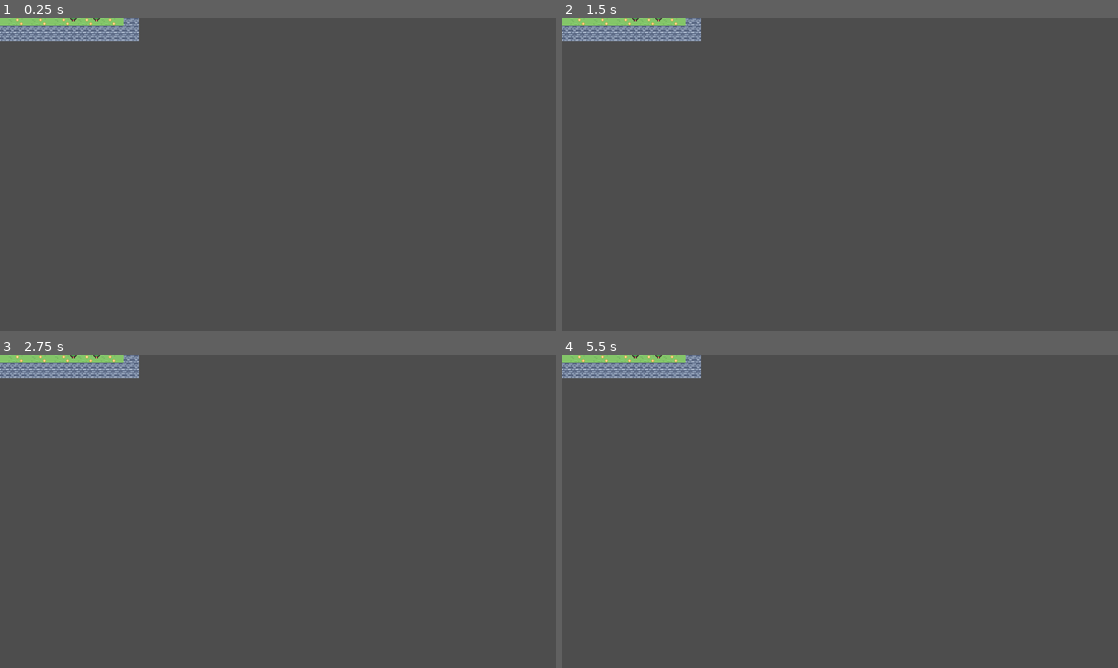
Above: before the commit, frames 1-4 (two rows, left to right).
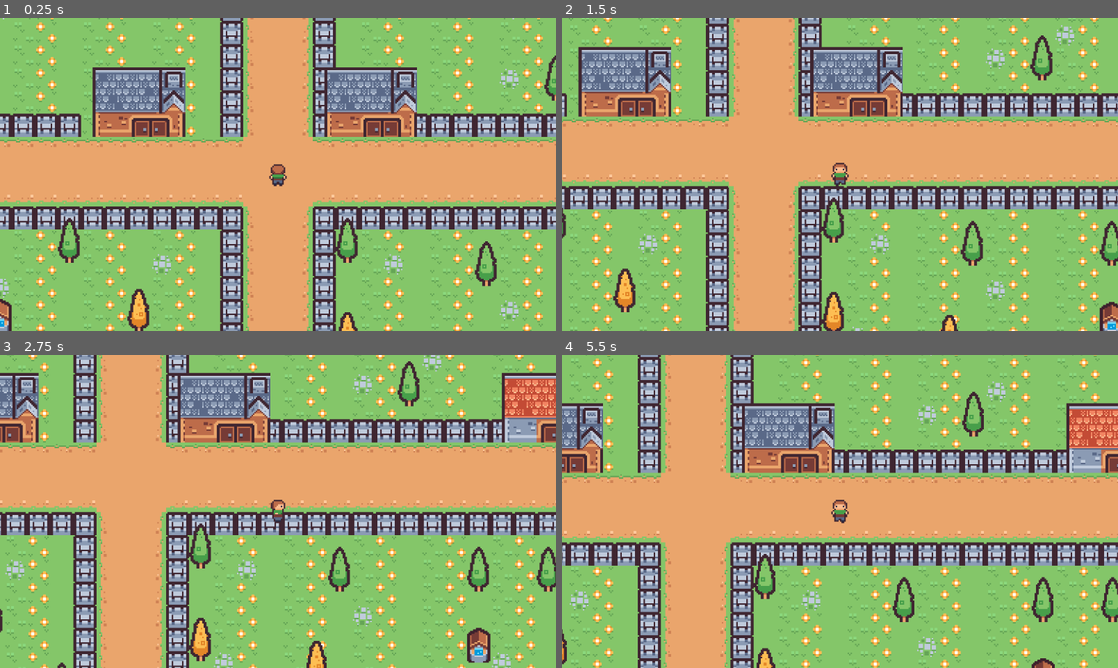
Above: after the commit, the same moments.

Repository: AntonyPaes/jd2-Antony_Paes
Game: Godot game, scene res://scenes/vila.tscn
Two runs of this game, one before a commit and one after it. Both use one fixed random seed, a clock stepped at 60 frames per second and the inputs below. Before the commit the project has no main scene; this scene is started directly in both runs.
Inputs:
- Up to frame 1 (0.25 s): no input
- Up to frame 2 (1.5 s): tap Enter at 0.5 s; hold D (right) 0.53-1.28 s; hold S (down) from 1.28 s (still down)
- Up to frame 3 (2.75 s): tap Space at 2 s; release S (down) at 2.03 s; hold D (right) from 2.03 s (still down)
- Up to frame 4 (5.5 s): release D (right) at 2.78 s; hold W (up) 2.78-3.53 s; hold A (left) 3.53-5.03 s; tap Enter at 4.25 s; tap Space at 5 s; hold S (down) from 5.03 s (still down)

The runs differ from the first frame. In frame 1, 99% of the frame differs, in the area x 0-100%, y 0-100%; in frame 2, 99%; in frame 3, 99%; in frame 4, 99%.

Commit message:
aula-08: Entrega final com README e DEVLOG, colisão e cenário

Diff:
--- /dev/null
+++ b/prova/entities/jogador.tscn
@@ -0,0 +1,163 @@
+[gd_scene format=3 uid="uid://j6f13pipxf18"]
+
+[ext_resource type="Script" uid="uid://binlf2e6v4if3" path="res://scripts/jogador.gd" id="1_m0gj8"]
+[ext_resource type="Texture2D" uid="uid://c1et8m1eyv6is" path="res://sprites/personagem.png" id="2_mi7s2"]
+
+[sub_resource type="AtlasTexture" id="AtlasTexture_as3f3"]
+atlas = ExtResource("2_mi7s2")
+region = Rect2(0, 0, 16, 16)
+
+[sub_resource type="AtlasTexture" id="AtlasTexture_krsmw"]
+atlas = ExtResource("2_mi7s2")
+region = Rect2(16, 0, 16, 16)
+
+[sub_resource type="AtlasTexture" id="AtlasTexture_vv3b2"]
+atlas = ExtResource("2_mi7s2")
+region = Rect2(32, 0, 16, 16)
+
+[sub_resource type="AtlasTexture" id="AtlasTexture_nvuv8"]
+atlas = ExtResource("2_mi7s2")
+region = Rect2(48, 0, 16, 16)
+
+[sub_resource type="AtlasTexture" id="AtlasTexture_ntdb4"]
+atlas = ExtResource("2_mi7s2")
+region = Rect2(0, 48, 16, 16)
+
+[sub_resource type="AtlasTexture" id="AtlasTexture_1y6is"]
+atlas = ExtResource("2_mi7s2")
+region = Rect2(16, 48, 16, 16)
+
+[sub_resource type="AtlasTexture" id="AtlasTexture_wrf7a"]
+atlas = ExtResource("2_mi7s2")
+region = Rect2(32, 48, 16, 16)
+
+[sub_resource type="AtlasTexture" id="AtlasTexture_8ej8p"]
+atlas = ExtResource("2_mi7s2")
+region = Rect2(48, 48, 16, 16)
+
+[sub_resource type="AtlasTexture" id="AtlasTexture_8c0iw"]
+atlas = ExtResource("2_mi7s2")
+region = Rect2(0, 32, 16, 16)
+
+[sub_resource type="AtlasTexture" id="AtlasTexture_byptf"]
+atlas = ExtResource("2_mi7s2")
+region = Rect2(16, 32, 16, 16)
+
+[sub_resource type="AtlasTexture" id="AtlasTexture_xet37"]
+atlas = ExtResource("2_mi7s2")
+region = Rect2(32, 32, 16, 16)
+
+[sub_resource type="AtlasTexture" id="AtlasTexture_gye3k"]
+atlas = ExtResource("2_mi7s2")
+region = Rect2(48, 32, 16, 16)
+
+[sub_resource type="AtlasTexture" id="AtlasTexture_q6w5h"]
+atlas = ExtResource("2_mi7s2")
+region = Rect2(48, 16, 16, 16)
+
+[sub_resource type="AtlasTexture" id="AtlasTexture_bj3w7"]
+atlas = ExtResource("2_mi7s2")
+region = Rect2(32, 16, 16, 16)
+
+[sub_resource type="AtlasTexture" id="AtlasTexture_onb46"]
+atlas = ExtResource("2_mi7s2")
+region = Rect2(16, 16, 16, 16)
+
+[sub_resource type="AtlasTexture" id="AtlasTexture_nehf0"]
+atlas = ExtResource("2_mi7s2")
+region = Rect2(0, 16, 16, 16)
+
+[sub_resource type="SpriteFrames" id="SpriteFrames_0yrln"]
+animations = [{
+"frames": [{
+"duration": 1.0,
+"texture": SubResource("AtlasTexture_as3f3")
+}, {
+"duration": 1.0,
+"texture": SubResource("AtlasTexture_krsmw")
+}, {
+"duration": 1.0,
+"texture": SubResource("AtlasTexture_vv3b2")
+}, {
+"duration": 1.0,
+"texture": SubResource("AtlasTexture_nvuv8")
+}],
+"loop": 1,
+"name": &"baixo",
+"speed": 8.0
+}, {
+"frames": [{
+"duration": 1.0,
+"texture": SubResource("AtlasTexture_ntdb4")
+}, {
+"duration": 1.0,
+"texture": SubResource("AtlasTexture_1y6is")
+}, {
+"duration": 1.0,
+"texture": SubResource("AtlasTexture_wrf7a")
+}, {
+"duration": 1.0,
+"texture": SubResource("AtlasTexture_8ej8p")
+}],
+"loop": 1,
+"name": &"cima",
+"speed": 5.0
+}, {
+"frames": [{
+"duration": 1.0,
+"texture": SubResource("AtlasTexture_8c0iw")
+}, {
+"duration": 1.0,
+"texture": SubResource("AtlasTexture_byptf")
+}, {
+"duration": 1.0,
+"texture": SubResource("AtlasTexture_xet37")
+}, {
+"duration": 1.0,
+"texture": SubResource("AtlasTexture_gye3k")
+}],
+"loop": 1,
+"name": &"direita",
+"speed": 5.0
+}, {
+"frames": [{
+"duration": 1.0,
+"texture": SubResource("AtlasTexture_q6w5h")
+}, {
+"duration": 1.0,
+"texture": SubResource("AtlasTexture_bj3w7")
+}, {
+"duration": 1.0,
+"texture": SubResource("AtlasTexture_onb46")
+}, {
+"duration": 1.0,
+"texture": SubResource("AtlasTexture_nehf0")
+}],
+"loop": 1,
+"name": &"esquerda",
+"speed": 8.0
+}]
+
+[sub_resource type="CapsuleShape2D" id="CapsuleShape2D_0yrln"]
+radius = 3.0
+height = 14.0
+
+[node name="Jogador" type="CharacterBody2D" unique_id=1799617706]
+motion_mode = 1
+script = ExtResource("1_m0gj8")
+
+[node name="AnimatedSprite2D" type="AnimatedSprite2D" parent="." unique_id=523807338]
+z_index = 1
+sprite_frames = SubResource("SpriteFrames_0yrln")
+animation = &"cima"
+
+[node name="CollisionShape2D" type="CollisionShape2D" parent="." unique_id=1793075694]
+position = Vector2(0, 1)
+shape = SubResource("CapsuleShape2D_0yrln")
+
+[node name="Camera2D" type="Camera2D" parent="." unique_id=1567398051]
+zoom = Vector2(3, 3)
+limit_left = 0
+limit_top = 0
+limit_right = 640
+limit_bottom = 384
--- a/prova/project.godot
+++ b/prova/project.godot
@@ -11,6 +11,7 @@
 [application]
 
 config/name="Prova"
+run/main_scene="uid://c0duxnagjeg4w"
 config/features=PackedStringArray("4.7", "GL Compatibility")
 config/icon="res://icon.svg"
 
--- a/prova/scenes/vila.tscn
+++ b/prova/scenes/vila.tscn
@@ -1,8 +1,10 @@
 [gd_scene format=4 uid="uid://c0duxnagjeg4w"]
 
 [ext_resource type="TileSet" uid="uid://dqwk3h2sqxxhv" path="res://tiles/vila.tres" id="1_s03bs"]
+[ext_resource type="PackedScene" uid="uid://j6f13pipxf18" path="res://entities/jogador.tscn" id="2_88362"]
 
 [node name="vila" type="Node2D" unique_id=1881083639]
+position = Vector2(416, 416)
 
 [node name="chao" type="TileMapLayer" parent="." unique_id=1877594318]
 tile_map_data = PackedByteArray("AADo/wAAAAAAAAAAAADp/wAAAAABAAAAAADq/wAAAAACAAAAAADr/wAAAAAAAAAAAADs/wAAAAABAAAAAADt/w …(15920 unchanged characters)…
@@ -11,3 +13,6 @@
 [node name="objetos" type="TileMapLayer" parent="." unique_id=657516103]
 tile_map_data = PackedByteArray("AAD+//L/AAAAAAQAAADr//L/AAAEAAQAAAAMAPL/AAAEAAQAAAD0//L/AAAAAAQAAAAEAPv/AAAHAAMAAAAEAO …(6768 unchanged characters)…
 tile_set = ExtResource("1_s03bs")
+
+[node name="Jogador" parent="." unique_id=1799617706 instance=ExtResource("2_88362")]
+position = Vector2(-88, -166)
--- /dev/null
+++ b/prova/scripts/jogador.gd
@@ -0,0 +1,26 @@
+extends CharacterBody2D
+
+@export var velocidade: float = 70.0
+
+@onready var anim: AnimatedSprite2D = $AnimatedSprite2D
+
+
+func _physics_process(_delta: float) -> void:
+	var direcao := Input.get_vector("left", "right", "up", "down")
+	velocity = direcao * velocidade
+	move_and_slide()
+
+	if direcao == Vector2.ZERO:
+		anim.stop()
+		return
+
+	if abs(direcao.x) > abs(direcao.y):
+		if direcao.x > 0:
+			anim.play("direita")
+		else:
+			anim.play("esquerda")
+	else:
+		if direcao.y > 0:
+			anim.play("baixo")
+		else:
+			anim.play("cima")
--- a/prova/tiles/vila.tres
+++ b/prova/tiles/vila.tres
@@ -97,6 +97,7 @@
 4:10/0 = 0
 5:10/0 = 0
 6:10/0 = 0
+6:10/0/physics_layer_0/polygon_0/points = PackedVector2Array(-8, -8, 8, -8, 8, 8, -8, 8)
 7:10/0 = 0
 8:10/0 = 0
 9:10/0 = 0
@@ -108,14 +109,20 @@
 2:0/0 = 0
 0:4/size_in_atlas = Vector2i(4, 3)
 0:4/0 = 0
+0:4/0/physics_layer_0/polygon_0/points = PackedVector2Array(-31.965027, -22.129639, 31.965027, -22.676048, 32.511436, 23.768867, -31.965027, 23.768867)
 4:4/size_in_atlas = Vector2i(4, 3)
 4:4/0 = 0
+4:4/0/physics_layer_0/polygon_0/points = PackedVector2Array(-31.965027, -22.129639, 30.872208, -21.58323, 32.511436, 23.768867, -30.325794, 24.861687)
 3:0/size_in_atlas = Vector2i(1, 2)
 3:0/0 = 0
+3:0/0/physics_layer_0/polygon_0/points = PackedVector2Array(-7.747594, -15.58224, 7.9216976, -15.58224, 8.0958, 15.756344, -7.9216976, 16.278652)
 4:0/size_in_atlas = Vector2i(1, 2)
 4:0/0 = 0
+4:0/0/physics_layer_0/polygon_0/points = PackedVector2Array(-7.9216976, -15.930447, 8.269905, -16.10455, 8.444008, 15.582241, -7.747594, 15.756344)
 8:7/size_in_atlas = Vector2i(1, 2)
 8:7/0 = 0
+8:7/0/physics_layer_0/polygon_0/points = PackedVector2Array(-8, -8, 8, -8, 7.9216976, 15.930447, -7.573491, 15.756344)
 
 [resource]
+physics_layer_0/collision_layer = 1
 sources/0 = SubResource("TileSetAtlasSource_88362")
Not shown, added: prova/scripts/jogador.gd.uid
Not shown, removed: README.md
Not shown, added: prova/DEVLOG.md
Not shown, added: prova/README.md
